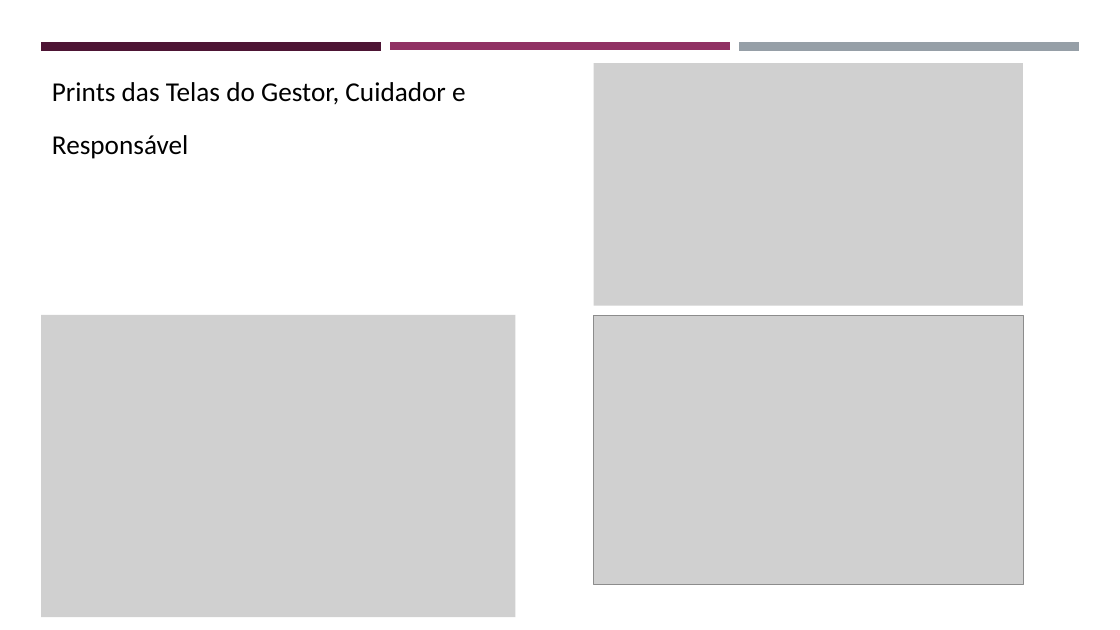
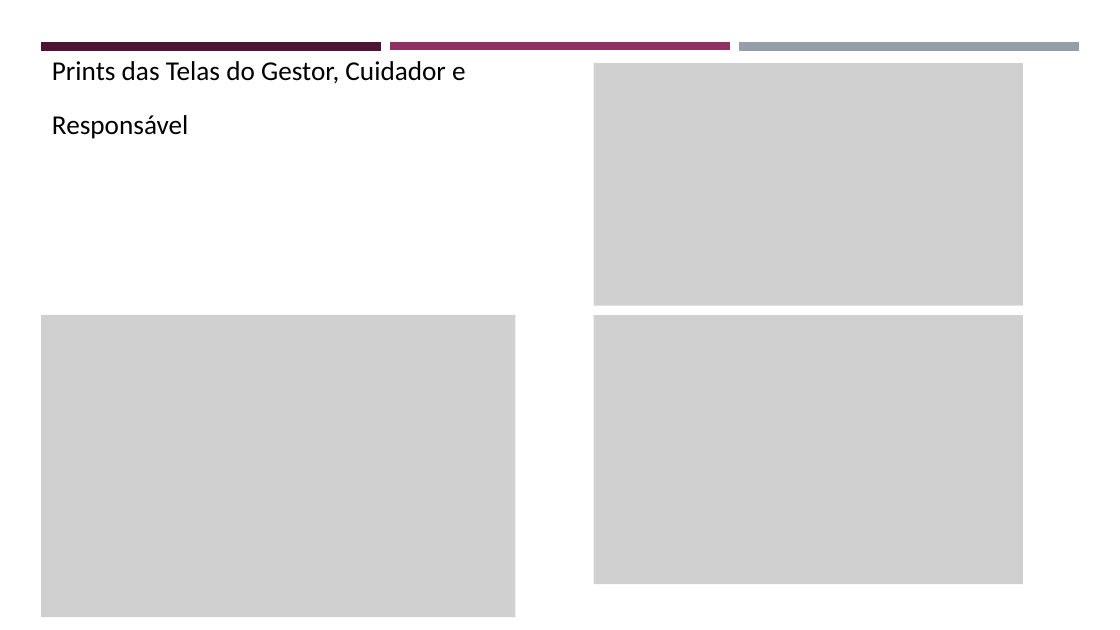
Before and after one commit to z12guilherme/gestao_atipicos, a slide deck: slide 8 of tcc/TCC - Slides.pptx. Drawn at 1120x630 pixels with LibreOffice and Linux fonts; fonts in the diff are those of the drawing; grey boxes stand for pictures. Boxes give left, top, right and bottom in pixels: in the first picture for what was removed or moved away, otherwise in the second. Text is boxed around its words. In the diff, an @@ line names an element or a change of style, - is before the commit and + after.

```diff
--- a/tcc/TCC - Slides.pptx
+++ b/tcc/TCC - Slides.pptx
@@ text "Prints das Telas do Gestor, ...": place and size @@
-text "Prints das Telas do Gestor, ..." at [52,82,466,159]
+text "Prints das Telas do Gestor, ..." at [52,61,466,139]
@@ picture at [594,315,1023,584]: outline redrawn @@
```
Also in this commit, not shown: 14 other slides changed, 1 slide added.
